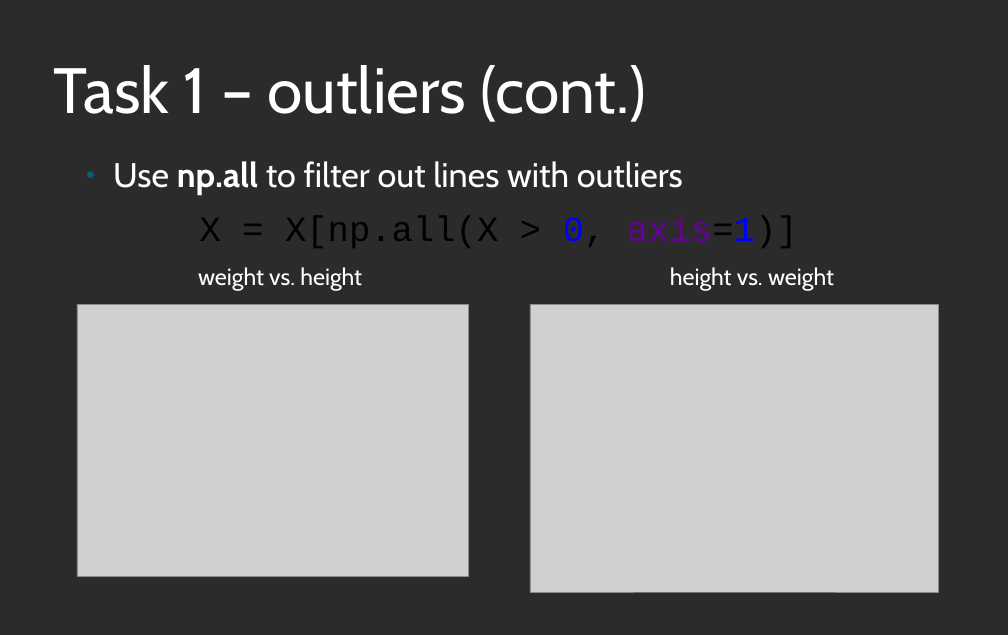
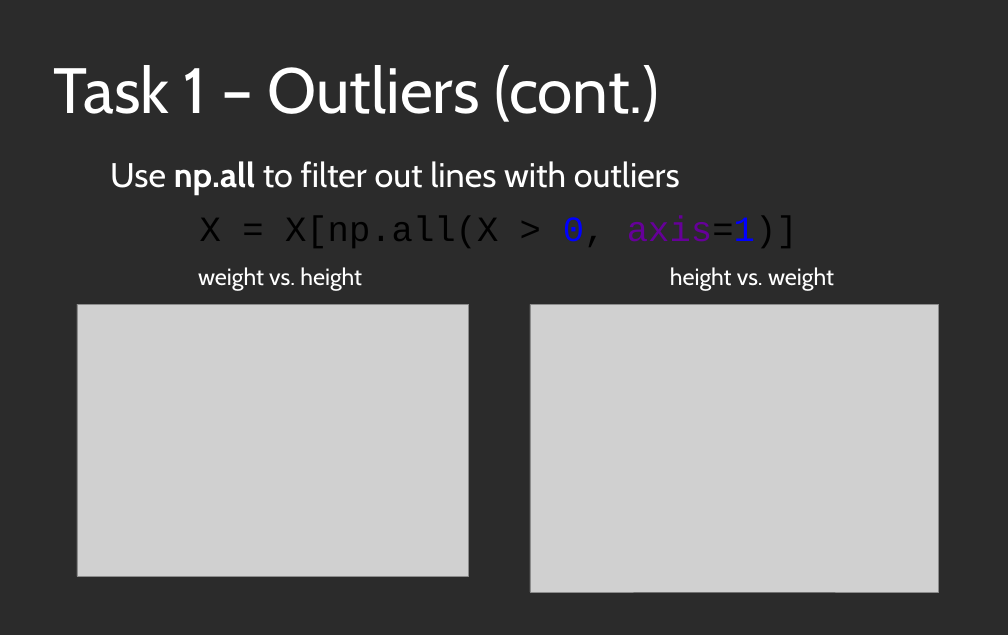
Before and after one commit to maksim96/Pattern-Recognition, a slide deck: slide 4 of Project01/presentation libre/Pattern Recognition leif 1 2 3.odp. Drawn at 1008x635 pixels with LibreOffice and Linux fonts; fonts in the diff are those of the drawing; grey boxes stand for pictures; background and template pictures are left out; a plain dark background stands for a picture behind light text. Boxes give left, top, right and bottom in pixels: in the first picture for what was removed or moved away, otherwise in the second. Text is boxed around its words. In the diff, an @@ line names an element or a change of style, - is before the commit and + after.

```diff
--- a/Project01/presentation libre/Pattern Recognition leif 1 2 3.odp
+++ b/Project01/presentation libre/Pattern Recognition leif 1 2 3.odp
@@ text at bbox=[53, 65, 659, 122]: text changed @@
-Task 1 – outliers (cont.)
+Task 1 – Outliers (cont.)
@@ text "Use np.all to filter out ..." at bbox=[110, 161, 680, 195]: bullet ● to none @@
```
Also in this commit, not shown: 12 other slides changed, 10 slides added, 15 other files.
